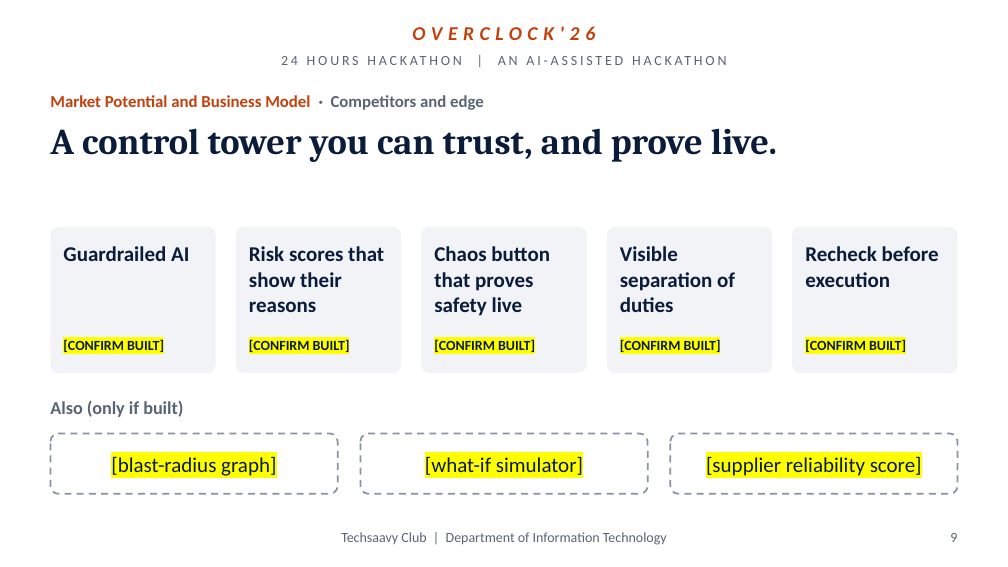
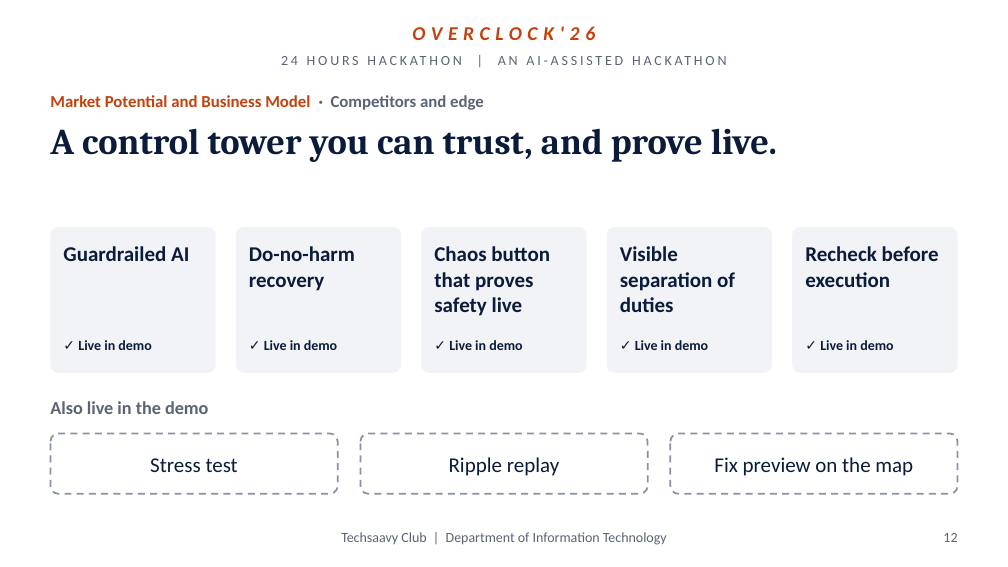
Before and after one commit to RakeshKumar-18/disruptionIQ, a slide deck: slide 12 of docs/DisruptionIQ_Overclock26.pptx (slide 9 before the commit). Drawn at 1008x567 pixels with LibreOffice and Linux fonts; fonts in the diff are those of the drawing; background and template pictures are left out. Boxes give left, top, right and bottom in pixels: in the first picture for what was removed or moved away, otherwise in the second. Text is boxed around its words. In the diff, an @@ line names an element or a change of style, - is before the commit and + after.

```diff
--- a/docs/DisruptionIQ_Overclock26.pptx
+++ b/docs/DisruptionIQ_Overclock26.pptx
@@ text at [249, 246, 355, 291]: text changed @@
-Risk scores that show their reasons
+Do-no-harm recovery
@@ text at [78, 340, 151, 350]: text changed @@
-[CONFIRM BUILT]
+✓ Live in demo
@@ text at [264, 340, 337, 350]: text changed @@
-[CONFIRM BUILT]
+✓ Live in demo
@@ text at [449, 340, 522, 350]: text changed @@
-[CONFIRM BUILT]
+✓ Live in demo
@@ text at [635, 340, 708, 350]: text changed @@
-[CONFIRM BUILT]
+✓ Live in demo
@@ text at [820, 340, 893, 350]: text changed @@
-[CONFIRM BUILT]
+✓ Live in demo
@@ text at [50, 401, 208, 414]: text changed @@
-Also (only if built)
+Also live in the demo
@@ text at [150, 458, 238, 472]: text changed @@
-[blast-radius graph]
+Stress test
@@ text at [449, 457, 559, 476]: text changed @@
-[what-if simulator]
+Ripple replay
@@ text at [714, 457, 913, 476]: text changed @@
-[supplier reliability score]
+Fix preview on the map
@@ page number at [943, 533, 957, 542]: text changed @@
-9
+12
```
Also in this commit, not shown: 5 other slides changed, 4 slides added, 1 slide removed, 2 other files.
